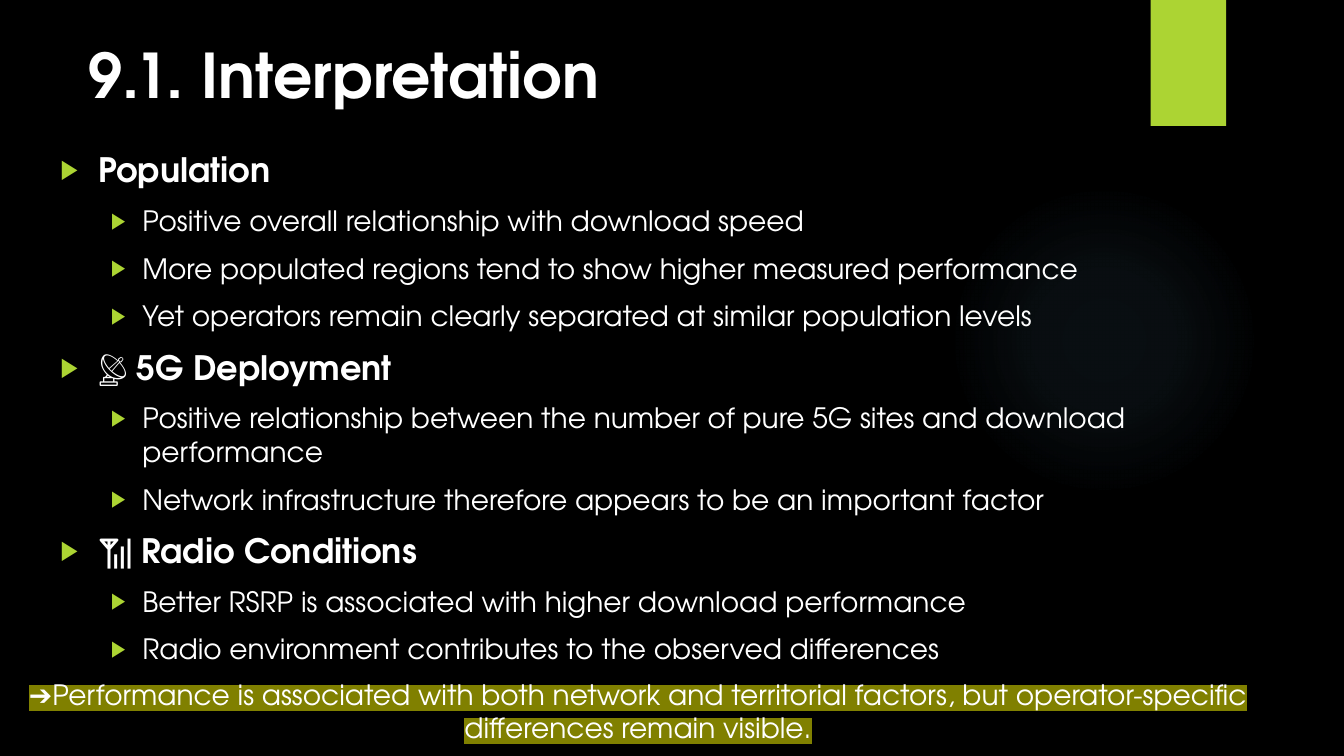
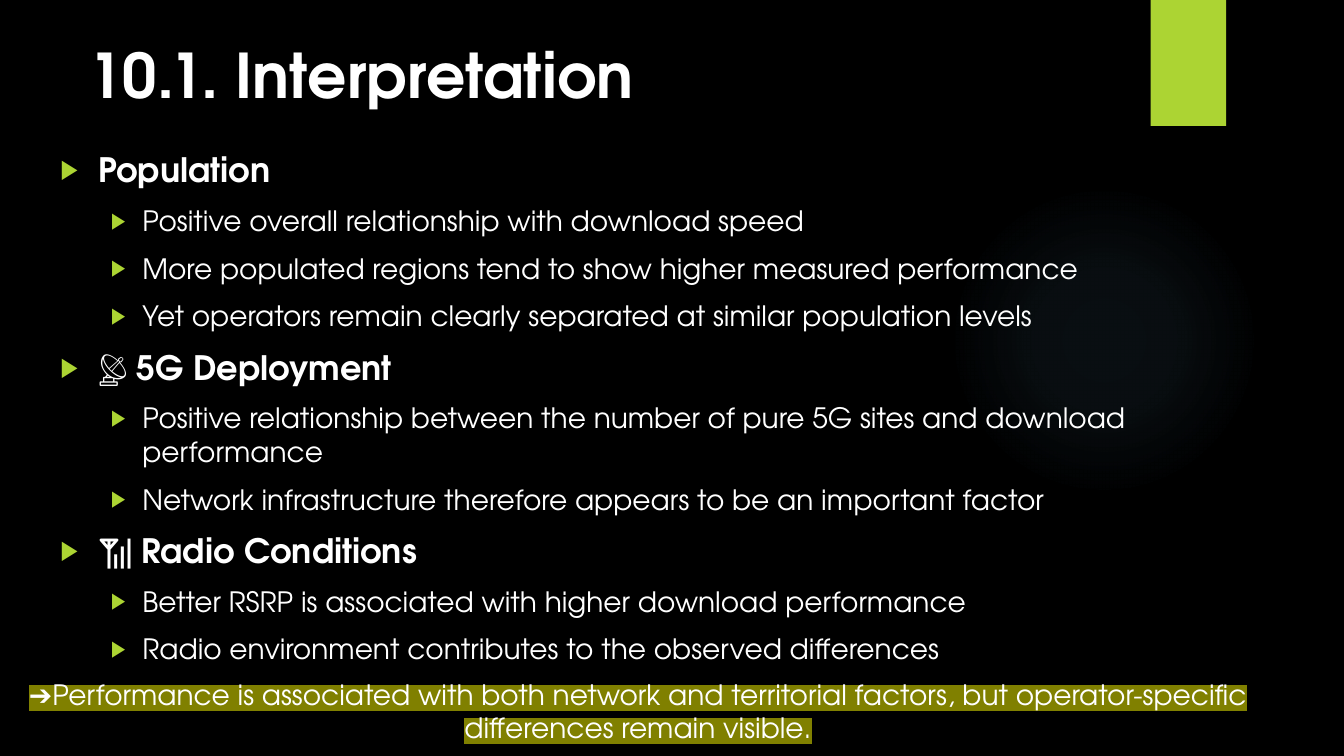
Before and after one commit to zidene306/RNCP-Project, a slide deck: slide 14 of RNCP_presentation_sept26.pptx (slide 13 before the commit). Drawn at 1344x756 pixels with LibreOffice and Linux fonts; fonts in the diff are those of the drawing; background and template pictures are left out. Boxes give left, top, right and bottom in pixels: in the first picture for what was removed or moved away, otherwise in the second. Text is boxed around its words. In the diff, an @@ line names an element or a change of style, - is before the commit and + after.

```diff
--- a/RNCP_presentation_sept26.pptx
+++ b/RNCP_presentation_sept26.pptx
@@ title at (88,50,634,110): text changed @@
-9.1. Interpretation
+10.1. Interpretation
```
Also in this commit, not shown: 2 other slides changed, 1 slide added, 7 other files.
